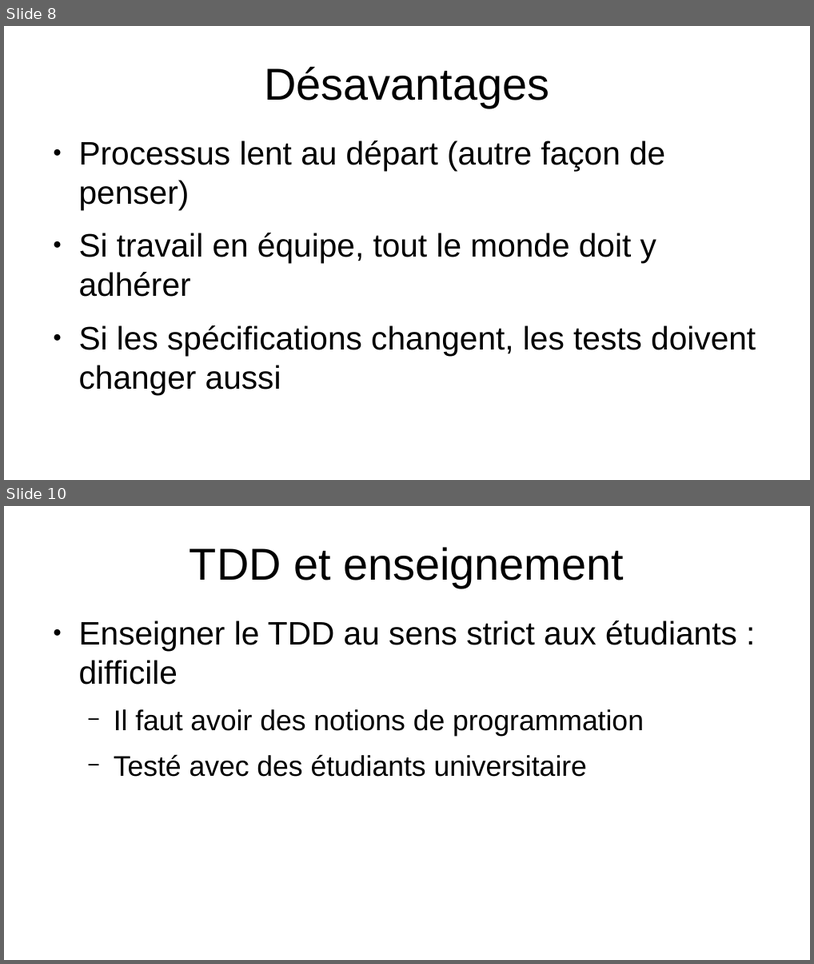
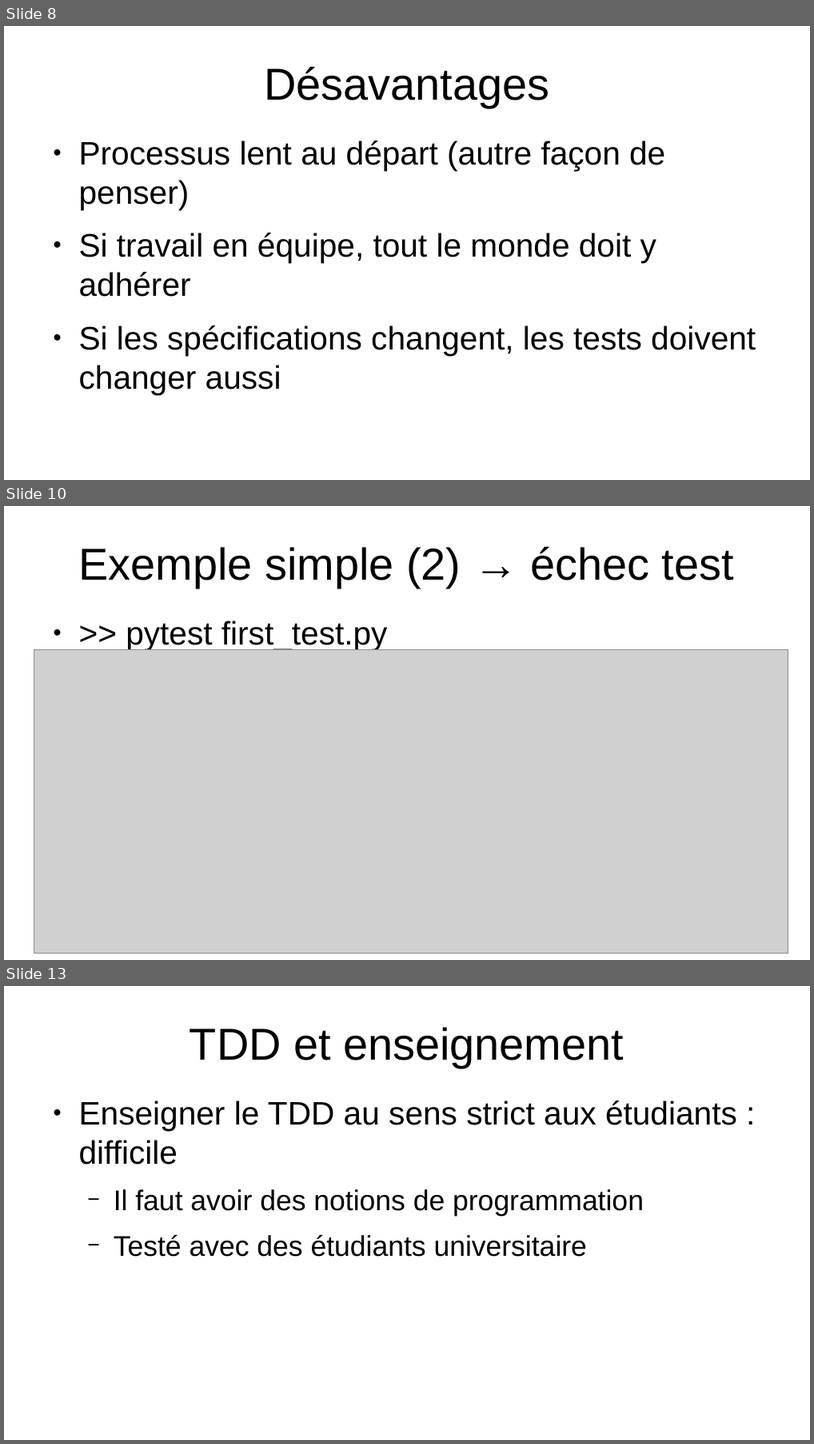
Before and after one commit to ymettraux/Projet_CLP, a slide deck: CLP_2.pptx. Shown one above the other, each under a label of ours: slides 8 and 10 before the commit, slides 8, 10 and 13 after it; the slides between them are not shown. The pictures are 814x964 and 814x1444 pixels, drawn with LibreOffice and Linux fonts; fonts in the diff are those of the drawing; grey boxes stand for pictures. Boxes give left, top, right and bottom in pixels: in the first picture for what was removed or moved away, otherwise in the second. Text is boxed around its words. In the diff, an @@ line names an element or a change of style, - is before the commit and + after.

```diff
--- a/CLP_2.pptx
+++ b/CLP_2.pptx
@@ slide 10 added at bbox=[4, 506, 810, 960], background #FFFFFF @@
@@ text added at bbox=[79, 547, 734, 588], 44 pt, text #000000 @@
+Exemple simple (2) → échec test
@@ text added at bbox=[126, 620, 388, 650], 32 pt, text #000000 @@
+● >> pytest first_test.py
@@ picture added at bbox=[34, 650, 789, 953] @@
@@ what was slide 10 is now slide 13 @@
```
Also in this commit, not shown: 1 slide changed, 4 other slides added, 2 slides removed, 1 other file.
